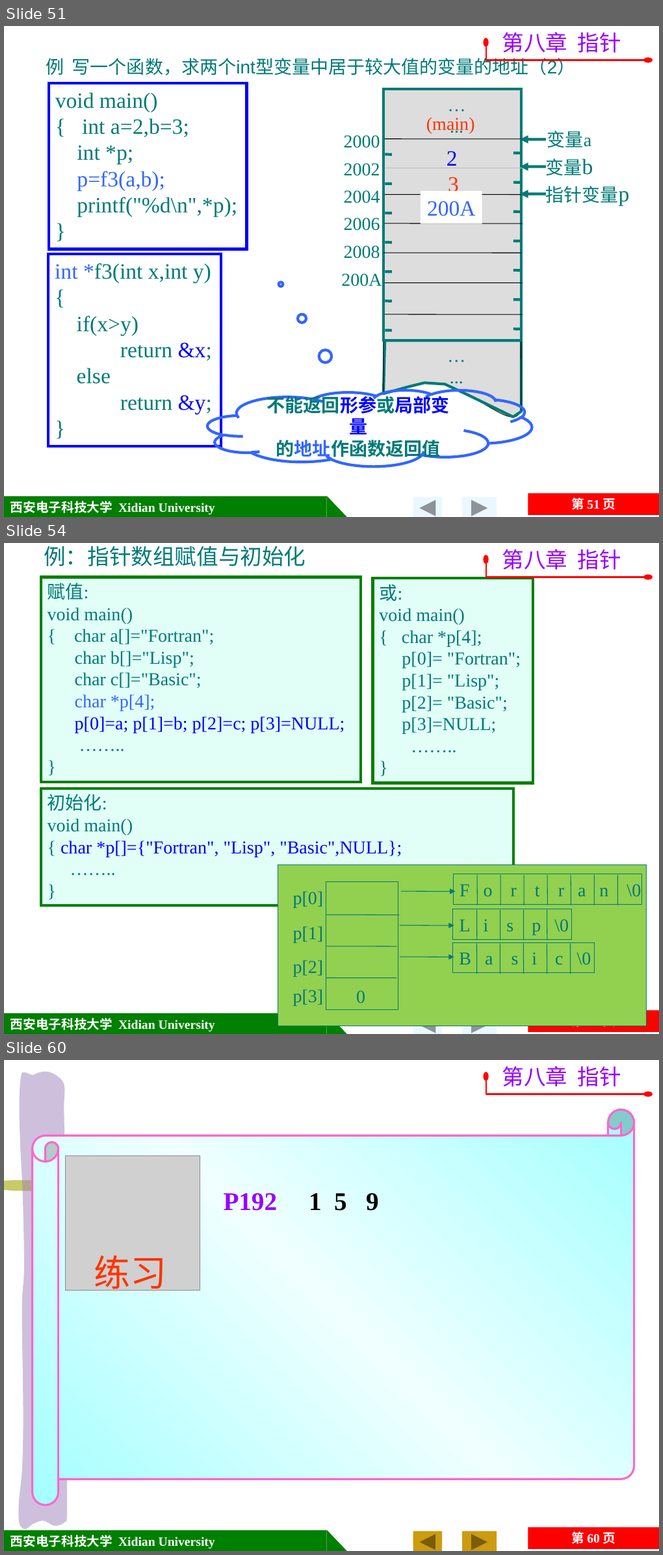
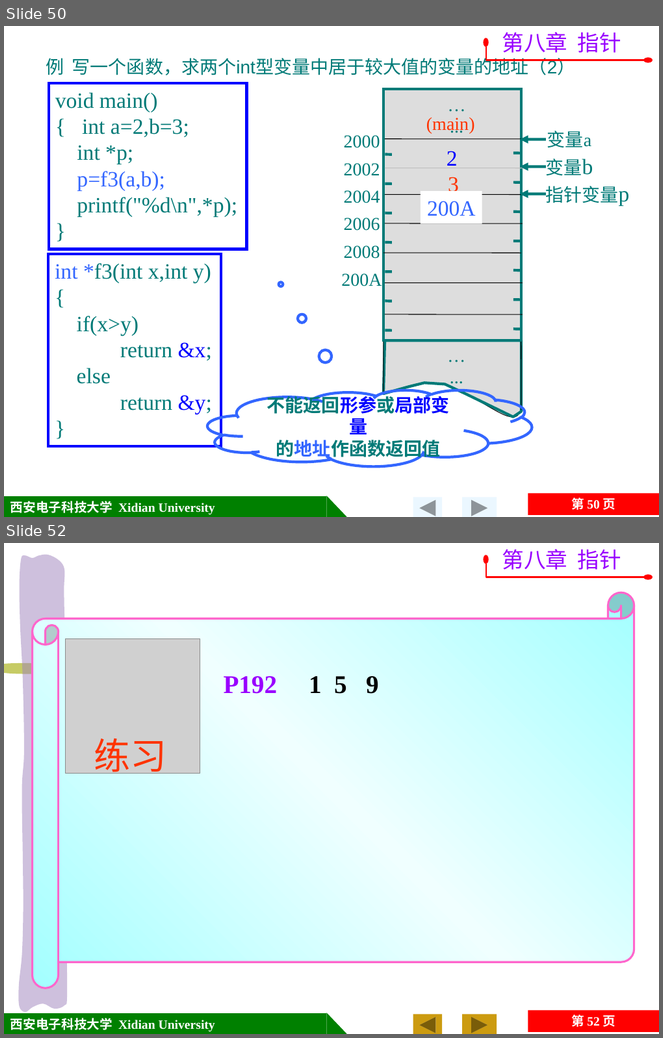
Before and after one commit to jtrfid/C-Repositories, a slide deck: 2015备课/课件/第8章 指针.pptx. Shown one above the other, each under a label of ours: slides 51, 54 and 60 before the commit, slides 50 and 52 after it; the slides between them are not shown. The pictures are 663x1555 and 663x1038 pixels, drawn with LibreOffice and Linux fonts; fonts in the diff are those of the drawing; grey boxes stand for pictures; background and template pictures are left out. Boxes give left, top, right and bottom in pixels: in the first picture for what was removed or moved away, otherwise in the second. Text is boxed around its words. In the diff, an @@ line names an element or a change of style, - is before the commit and + after.

```diff
--- a/2015备课/课件/第8章 指针.pptx
+++ b/2015备课/课件/第8章 指针.pptx
@@ slide 54 removed at bbox=[4, 543, 659, 1034], background picture (left out); not listed: 4 template elements that a slide beside it also shows @@
@@ text removed at bbox=[44, 546, 306, 566] @@
-例：指针数组赋值与初始化
@@ freeform shape removed at bbox=[486, 559, 649, 577] @@
@@ text removed at bbox=[503, 549, 621, 570] @@
-第八章 指针
@@ rectangle removed at bbox=[40, 577, 361, 782] @@
-赋值:
-void main()
-{ char a[]="Fortran";
-char b[]="Lisp";
-char c[]="Basic";
-char *p[4];
-p[0]=a; p[1]=b; p[2]=c; p[3]=NULL;
-……..
-}
@@ rectangle removed at bbox=[373, 578, 533, 783] @@
-或:
-void main()
-{ char *p[4];
-p[0]= "Fortran";
-p[1]= "Lisp";
-p[2]= "Basic";
-p[3]=NULL;
-……..
-}
@@ rectangle removed at bbox=[40, 789, 513, 905] @@
-初始化:
-void main()
-{ char *p[]={"Fortran", "Lisp", "Basic",NULL};
-……..
-}
@@ group removed at bbox=[278, 865, 646, 1026]: 19 lines, 5 rectangles, 5 texts, 3 arrows @@
-L i s p \0
-F o r t r a n \0
-B a s i c \0
-p[0]
-p[1]
-p[2]
-p[3]
-0
@@ page number removed at bbox=[571, 1026, 616, 1030] @@
-第 54 页
@@ what was slide 51 is now slide 50 @@
@@ page number at bbox=[571, 498, 616, 510]: text changed @@
-第 51 页
+第 50 页
@@ what was slide 60 is now slide 52 @@
@@ page number at bbox=[571, 1015, 616, 1027]: text changed @@
-第 60 页
+第 52 页
```
Also in this commit, not shown: 3 slides changed, 1 slide added, 8 other slides removed.
